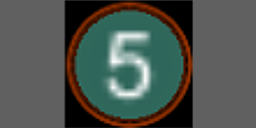
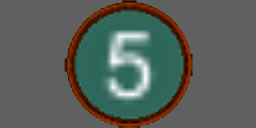
Layered file, before and after one edit (w=256, h=128). Changes by layer:
painted on "Pasted Layer" over bbox(64, 0, 193, 128)
